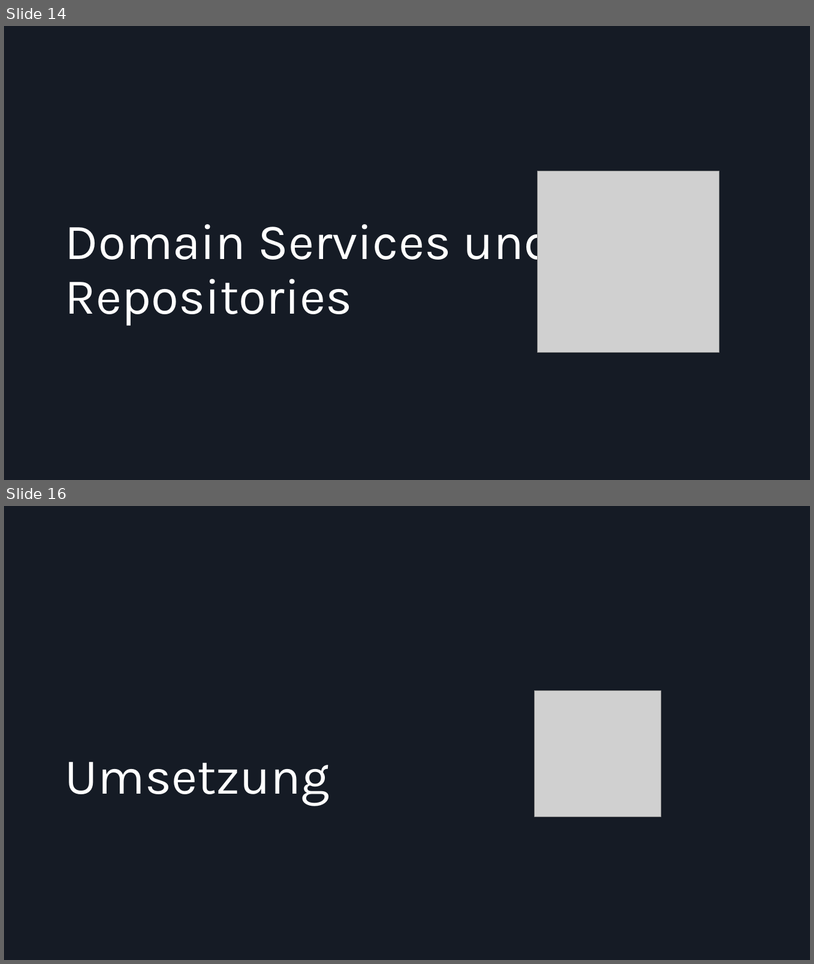
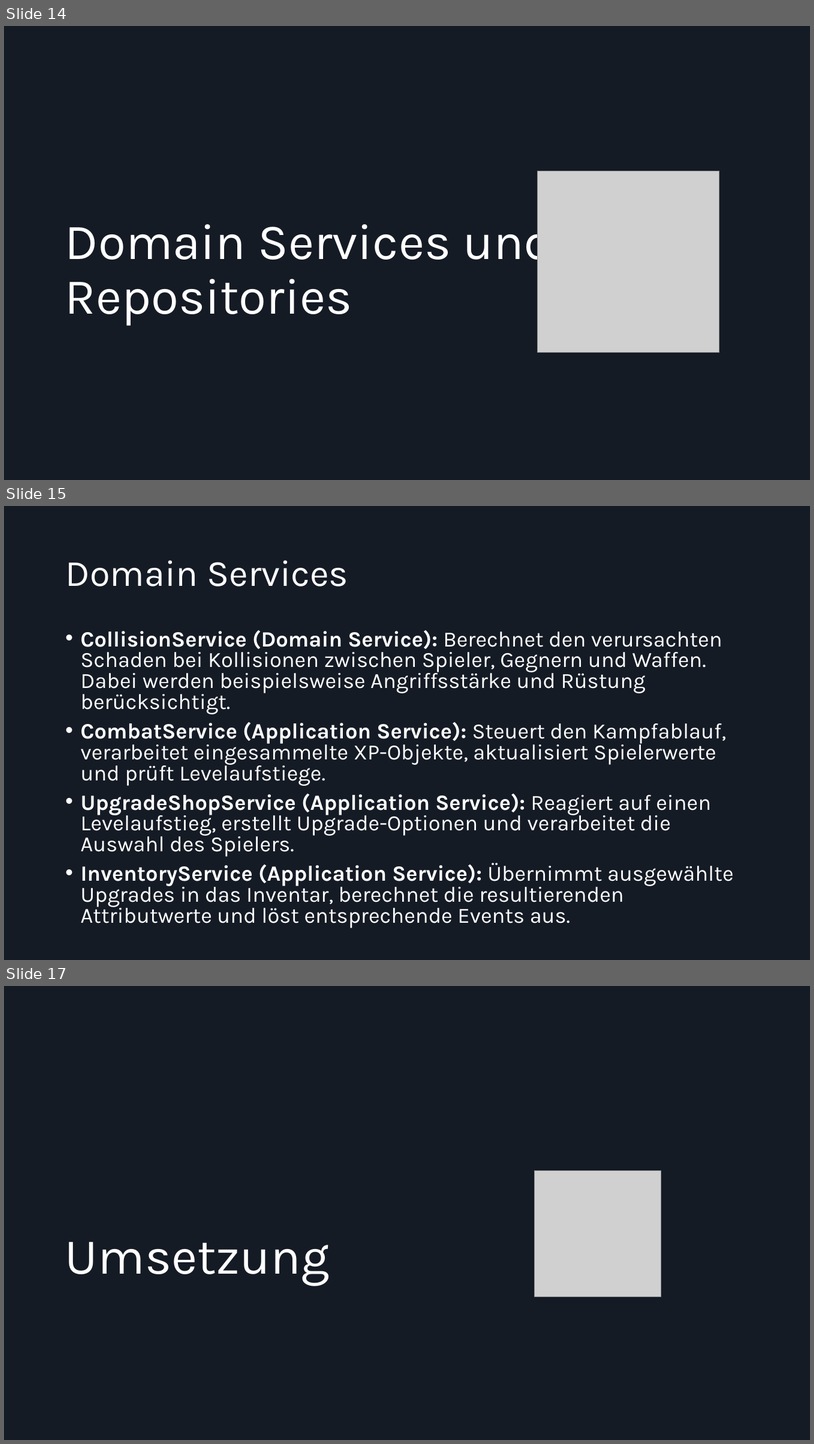
Before and after one commit to Dolokan/MSE_Roguelike, a slide deck: Moderne Softwareentwicklung Zwischenpräsentation.pptx. Shown one above the other, each under a label of ours: slides 14 and 16 before the commit, slides 14, 15 and 17 after it; the slides between them are not shown. The pictures are 814x964 and 814x1444 pixels, drawn with LibreOffice and Linux fonts; fonts in the diff are those of the drawing; grey boxes stand for pictures. Boxes give left, top, right and bottom in pixels: in the first picture for what was removed or moved away, otherwise in the second. Text is boxed around its words. In the diff, an @@ line names an element or a change of style, - is before the commit and + after.

```diff
--- a/Moderne Softwareentwicklung Zwischenpräsentation.pptx
+++ b/Moderne Softwareentwicklung Zwischenpräsentation.pptx
@@ slide 15 added at [4,506,810,960], background #151B25 @@
@@ title added at [65,560,348,586], 44 pt, text #FFFFFF @@
+Domain Services
@@ text added at [81,630,734,928], 25.9 pt, text #FFFFFF @@
+• CollisionService (Domain Service): Berechnet den verursachten Schaden bei Kollisionen zwischen Spieler, Gegnern und Waffen. Dabei werden beispielsweise Angriffsstärke und Rüstung berücksichtigt.
+• CombatService (Application Service): Steuert den Kampfablauf, verarbeitet eingesammelte XP-Objekte, aktualisiert Spielerwerte und prüft Levelaufstiege.
+• UpgradeShopService (Application Service): Reagiert auf einen Levelaufstieg, erstellt Upgrade-Optionen und verarbeitet die Auswahl des Spielers.
+• InventoryService (Application Service): Übernimmt ausgewählte Upgrades in das Inventar, berechnet die resultierenden Attributwerte und löst entsprechende Events aus.
@@ what was slide 16 is now slide 17 @@
```
Also in this commit, not shown: 4 slides changed, 9 other slides added, 3 slides removed.
